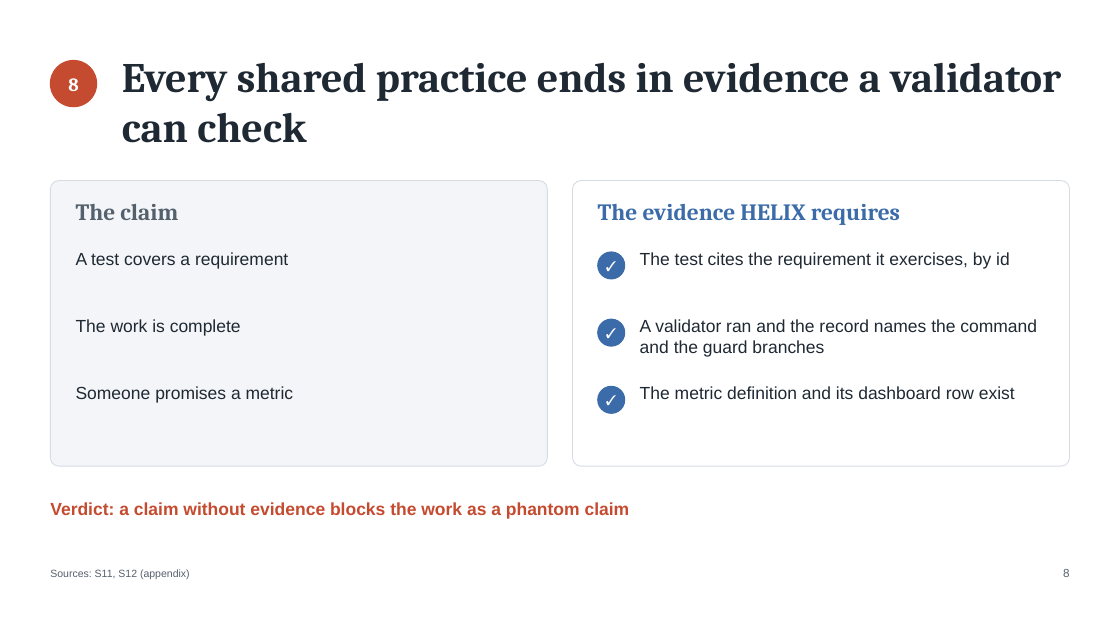
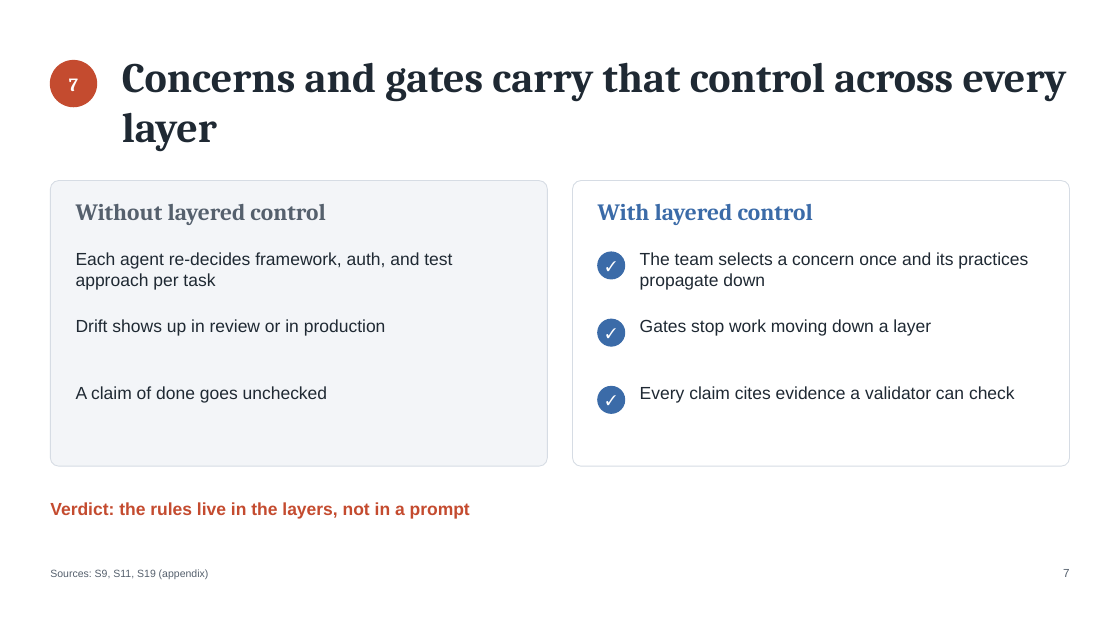
Before and after one commit to DocumentDrivenDX/helix, a slide deck: slide 7 of docs/helix/06-iterate/deliverables/assets/DEL-001-helix-evaluation-deck.pptx (slide 8 before the commit). Drawn at 1120x630 pixels with LibreOffice and Linux fonts; fonts in the diff are those of the drawing. Boxes give left, top, right and bottom in pixels: in the first picture for what was removed or moved away, otherwise in the second. Text is boxed around its words. In the diff, an @@ line names an element or a change of style, - is before the commit and + after.

```diff
--- a/docs/helix/06-iterate/deliverables/assets/DEL-001-helix-evaluation-deck.pptx
+++ b/docs/helix/06-iterate/deliverables/assets/DEL-001-helix-evaluation-deck.pptx
@@ text at (x1=69, y1=78, x2=78, y2=91): text changed @@
-8
+7
@@ text at (x1=122, y1=62, x2=1067, y2=152): text changed @@
-Every shared practice ends in evidence a validator can check
+Concerns and gates carry that control across every layer
@@ text at (x1=76, y1=204, x2=325, y2=225): text changed @@
-The claim
+Without layered control
@@ text at (x1=598, y1=204, x2=813, y2=225): text changed @@
-The evidence HELIX requires
+With layered control
@@ text at (x1=76, y1=252, x2=452, y2=290): text changed @@
-A test covers a requirement
+Each agent re-decides framework, auth, and test approach per task
@@ text at (x1=640, y1=252, x2=1028, y2=290): text changed @@
-The test cites the requirement it exercises, by id
+The team selects a concern once and its practices propagate down
@@ text at (x1=76, y1=319, x2=386, y2=336): text changed @@
-The work is complete
+Drift shows up in review or in production
@@ text at (x1=640, y1=319, x2=931, y2=336): text changed @@
-A validator ran and the record names the command and the guard branches
+Gates stop work moving down a layer
@@ text at (x1=76, y1=386, x2=328, y2=403): text changed @@
-Someone promises a metric
+A claim of done goes unchecked
@@ text at (x1=640, y1=386, x2=1015, y2=403): text changed @@
-The metric definition and its dashboard row exist
+Every claim cites evidence a validator can check
@@ text at (x1=50, y1=502, x2=470, y2=519): text changed @@
-Verdict: a claim without evidence blocks the work as a phantom claim
+Verdict: the rules live in the layers, not in a prompt
@@ text at (x1=50, y1=569, x2=209, y2=579): text changed @@
-Sources: S11, S12 (appendix)
+Sources: S9, S11, S19 (appendix)
@@ text at (x1=1063, y1=569, x2=1069, y2=577): text changed @@
-8
+7
```
Also in this commit, not shown: 7 other slides changed, 6 slides added, 4 slides removed, 15 other files.
